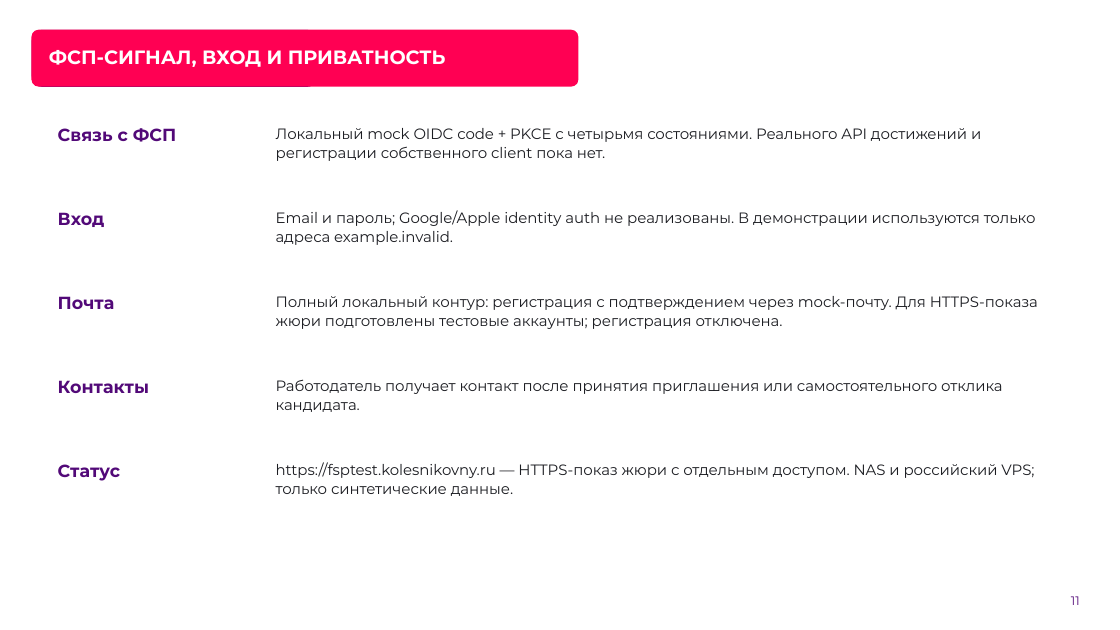
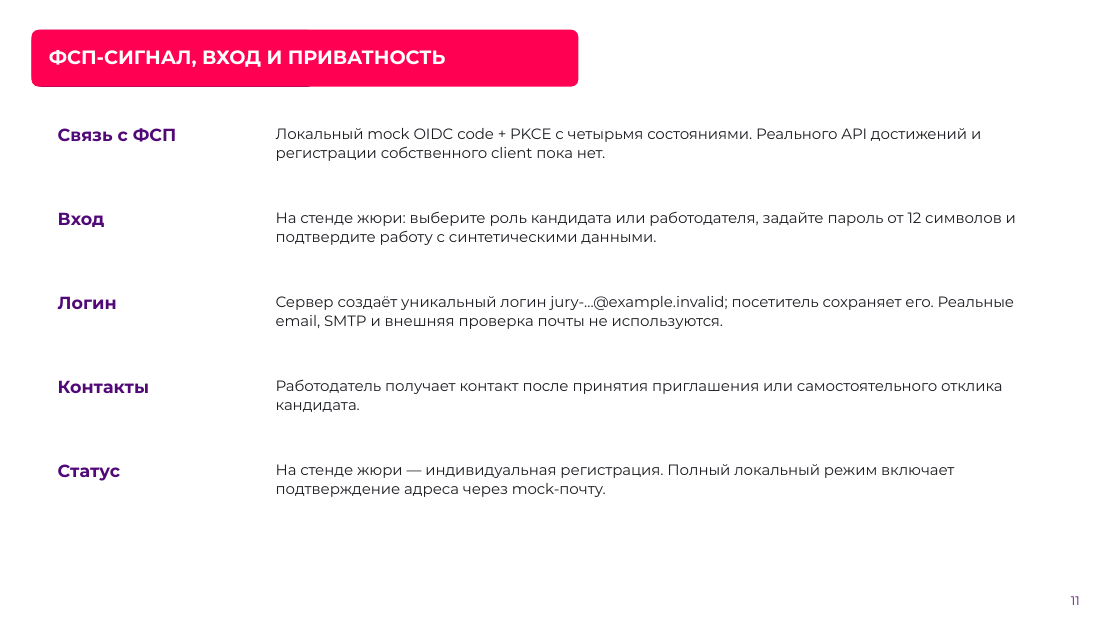
Before and after one commit to punkpsyh-hash/Fsp, a slide deck: slide 11 of docs/delivery/fsp-lct-2026.pptx. Drawn at 1120x630 pixels with LibreOffice and Linux fonts; fonts in the diff are those of the drawing; background and template pictures are left out. Boxes give left, top, right and bottom in pixels: in the first picture for what was removed or moved away, otherwise in the second. Text is boxed around its words. In the diff, an @@ line names an element or a change of style, - is before the commit and + after.

Commit message:
Prepare jury v3 presentation, video, documentation and verification

```diff
--- a/docs/delivery/fsp-lct-2026.pptx
+++ b/docs/delivery/fsp-lct-2026.pptx
@@ text at (276, 211, 1016, 245): text changed @@
-Email и пароль; Google/Apple identity auth не реализованы. В демонстрации используются только адреса example.invalid.
+На стенде жюри: выберите роль кандидата или работодателя, задайте пароль от 12 символов и подтвердите работу с синтетическими данными.
@@ text at (58, 296, 117, 309): text changed @@
-Почта
+Логин
@@ text at (276, 296, 1015, 329): text changed @@
-Полный локальный контур: регистрация с подтверждением через mock-почту. Для HTTPS-показа жюри подготовлены тестовые аккаунты; регистрация отключена.
+Сервер создаёт уникальный логин jury-…@example.invalid; посетитель сохраняет его. Реальные email, SMTP и внешняя проверка почты не используются.
@@ text at (276, 464, 954, 497): text changed @@
-https://fsptest.kolesnikovny.ru — HTTPS-показ жюри с отдельным доступом. NAS и российский VPS; только синтетические данные.
+На стенде жюри — индивидуальная регистрация. Полный локальный режим включает подтверждение адреса через mock-почту.
```
Also in this commit, not shown: 5 other slides changed, 56 other files.
